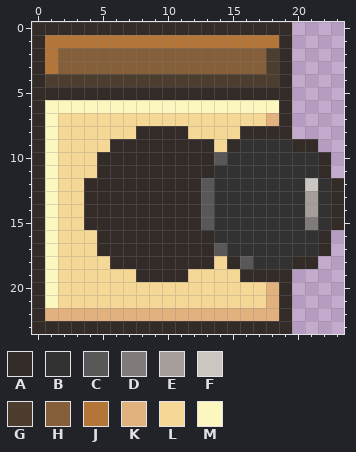
Edited in one commit: pixel-art sprite (assets/images/objects/washer_open.png). That is the earlier state.
The file is 96x96 pixels, drawn in blocks of 4x4; one block is one cell here. Pixels under 10% opacity are left out. Colours within 5 levels of each other are drawn and written as one.
Palette (. is transparent): A #322b28  B #323232  C #595757  D #807b7a  E #a69e9a  F #cbc6c1  G #4c3d2e  H #855f39  J #b47538  K #e2b27e  L #f6d896  M #fcf7be
Pixels before, first column x 0:
 0 AAAAAAAAAAAAAAAAAAAA....
 1 AJJJJJJJJJJJJJJJJJJA....
 2 AJHHHHHHHHHHHHHHHHGA....
 3 AJHHHHHHHHHHHHHHHHGA....
 4 AGGGGGGGGGGGGGGGGGGA....
 5 AAAAAAAAAAAAAAAAAAAA....
 6 AMMMMMMMMMMMMMMMMMMA....
 7 AMLLLLLLLLLLLLLLLLKA....
 8 AMLLLLLLAAAALLLLAAAA....
 9 AMLLLLAAAAAAAALABBBBAA..
10 AMLLLAAAAAAAAACBBBBBBBA.
11 AMLLLAAAAAAAAABBBBBBBBA.
12 AMLLAAAAAAAAACBBBBBBBFBA
13 AMLLAAAAAAAAACBBBBBBBEBA
14 AMLLAAAAAAAAACBBBBBBBEBA
15 AMLLAAAAAAAAACBBBBBBBDBA
16 AMLLLAAAAAAAAABBBBBBBBA.
17 AMLLLAAAAAAAAACBBBBBBBA.
18 AMLLLLAAAAAAAALACBBBAA..
19 AMLLLLLLAAAALLLLAAAA....
20 AMLLLLLLLLLLLLLLLLKA....
21 AMLLLLLLLLLLLLLLLLKA....
22 AKKKKKKKKKKKKKKKKKKA....
23 AAAAAAAAAAAAAAAAAAAA....
After the commit:
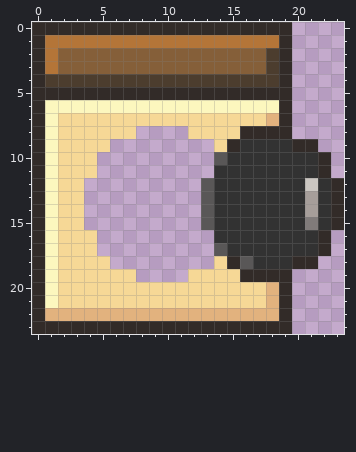
Change:
Changed rows in their new state; - is an unchanged pixel.
first column x 4:
 8 ----....--
 9 --........
10 -.........
11 -.........
12 .........-
13 .........-
14 .........-
15 .........-
16 -.........
17 -.........
18 --........
19 ----....--
Changed places in both pictures, as pixel boxes (x1, y1, x2, y2):
erased: (84, 126, 214, 282)
